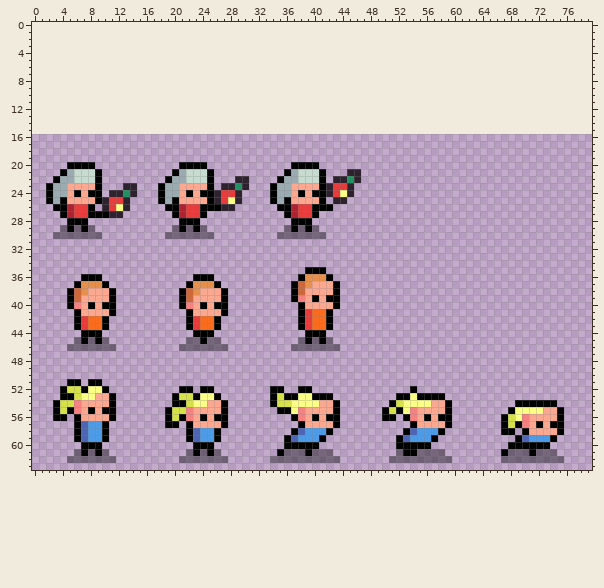
Edited in one commit: sprite sheet (Projects/TastyRoad/Assets/Sprites/character.png). Above: the version before the commit.
The file is 80x48 pixels. The old version is drawn lined up with the new one, on the new canvas.
After the commit:
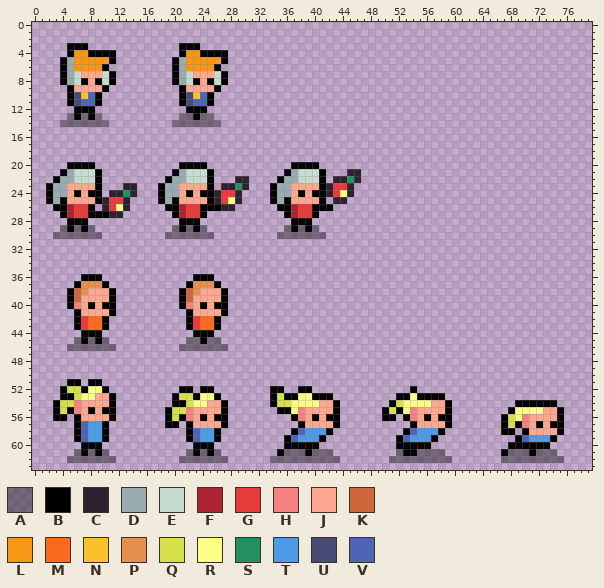
Palette (. is transparent): A #00000064  B #000000  C #2e222f  D #9babb2  E #c7dcd0  F #ae2334  G #e83b3b  H #f68181  J #fca790  K #cd683d  L #f79617  M #fb6b1d  N #f9c22b  P #e6904e  Q #d5e04b  R #fbff86  S #239063  T #4d9be6  U #484a77  V #4d65b4
From old to new:
canvas 80x48 -> 80x64, the old top-left corner now at 0,16
The author put colour A in row 13 at x 5, 7, 9, 21 to 22 and 24 to 25; in row 14 at x 4 to 10 and 20 to 26.
The author put colour B in row 3 at x 5 to 7 and 21 to 23; in row 4 at x 5, 8 to 11, 21 and 24 to 27; in row 5 at x 4, 11, 20 and 27; in row 6 at x 4, 10, 20 and 26; in row 7 at x 4, 11, 20 and 27; in row 8 at x 4, 7, 9, 11, 20, 23, 25 and 27.
The author put colour B in row 9 at x 5, 10, 21 and 26; in rows 10 to 11 at x 5, 9, 21 and 25; in row 12 at x 6 to 8 and 22 to 24; in row 13 at x 6, 8 and 23.
The author put colour D in rows 5 to 8 at x 5 and 21.
The author put colour E in rows 7 to 8 at x 6, 10, 22 and 26.
The author put colour J in row 7 at x 7 to 9 and 23 to 25; in row 8 at x 8 and 24; in row 9 at x 6 to 9 and 22 to 25.
The author put colour L in row 4 at x 6 to 7 and 22 to 23; in row 5 at x 6 to 10 and 22 to 26; in row 6 at x 6 to 9 and 22 to 25.
The author put colour N in row 10 at x 7 and 23.
The author put colour U in rows 10 to 11 at x 6 and 22.
The author put colour V in row 10 at x 8 and 24; in row 11 at x 7 to 8 and 23 to 24.
The edit erases colour A in row 45 at x 38, 40 and 42; in row 46 at x 37 to 43.
The edit erases colour B in row 35 at x 39 to 41; in row 36 at x 38 and 42; in rows 37 to 38 at x 37 and 43; in row 39 at x 37, 40 and 42 to 43; in row 40 at x 38 and 43; in rows 41 to 43 at x 38 and 42.
The edit erases colour B in row 44 at x 39 to 41; in row 45 at x 39 and 41.
The edit erases colour G in rows 41 to 43 at x 39.
The edit erases colour H in row 39 at x 38.
The edit erases colour J in row 37 at x 40 to 42; in row 38 at x 39 to 42; in row 39 at x 39 and 41; in row 40 at x 39 to 42.
The edit erases colour K in rows 37 to 38 at x 38.
The edit erases colour M in rows 41 to 43 at x 40 to 41.
The edit erases colour P in row 36 at x 39 to 41; in row 37 at x 39.
Pixel boxes of the changes (left, top, right, bottom) in both pictures:
added: (60, 43, 116, 127)
added: (172, 43, 228, 127)
erased: (291, 267, 340, 351)
